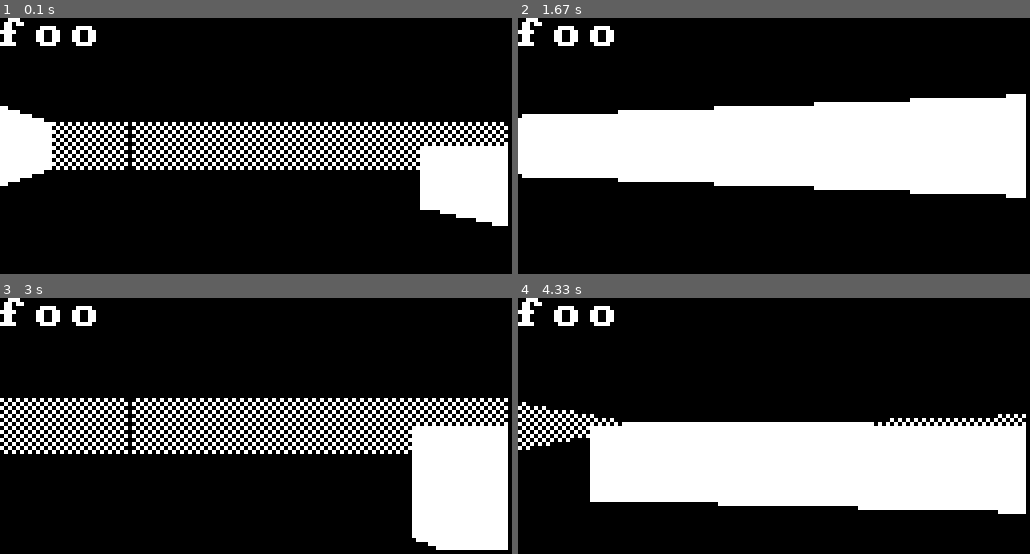
Above: before the commit, frames 1-4 (two rows, left to right).
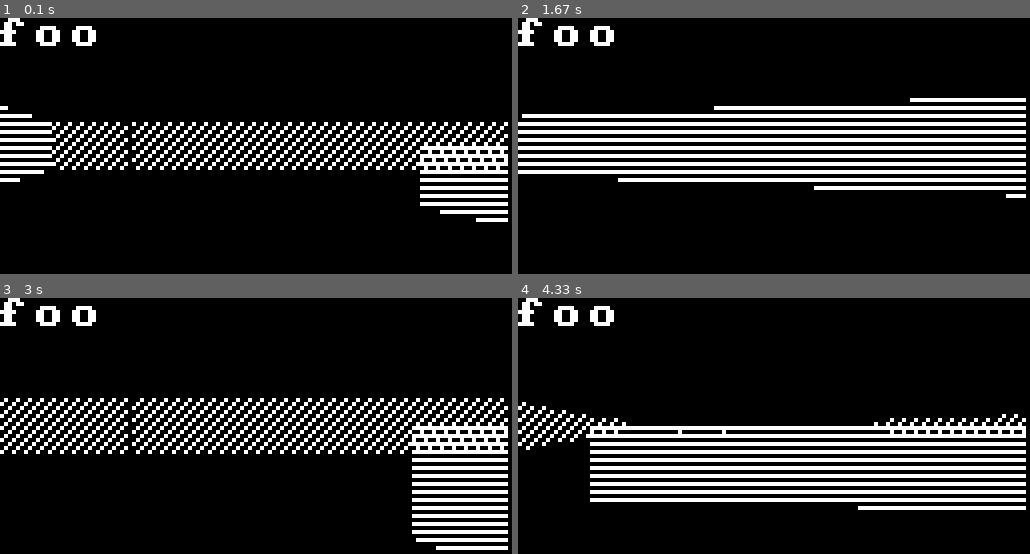
Above: after the commit, the same moments.

Repository: indigoparadox/mood
Game: pygame game, started from mood.py
The game is run twice, just before and just after one commit, with the same random seed, the same clock (stepped at 60 frames per second) and the same inputs. The source is Python 2; it was converted automatically to run under Python 3.
Inputs:
- Up to frame 1 (0.1 s): no input
- Up to frame 2 (1.67 s): hold Right 0.33-0.8 s; hold Up 0.83-1.13 s; hold Right 1.17-1.63 s
- Up to frame 3 (3 s): hold Left 1.67-2.2 s; hold Left 2.23-2.63 s; hold Up from 2.67 s (still down)
- Up to frame 4 (4.33 s): release Up at 3.03 s; hold Right 3.07-3.7 s; hold Left 3.73-4.2 s; hold Right from 4.23 s (still down)

The runs differ from the first frame. In frame 1, 11% of the frame differs, in the area x 0-100%, y 35-82%; in frame 2, 16%, in the area x 0-100%, y 29-69%; in frame 3, 14%; in frame 4, 15%.

Commit message:
Added unintentional animated stripes pattern.

Diff:
--- a/microgfx.py
+++ b/microgfx.py
@@ -179,7 +179,8 @@
 
    PATTERN_FILLED = 0
    PATTERN_DOTS = 1
-   PATTERN_STRIPES = 2
+   PATTERN_STRIPES_HORIZ = 2
+   PATTERN_STRIPES_DIAG_1 = 3
 
    def __init__( self, screen_sz, zoom=1 ):
 
@@ -187,6 +188,7 @@
       self.facing = (float( -1 ), float( 0 ))
       self.plane = (float( 0 ), float( 0.66 ))
       self.zoom = zoom
+      self.diag_stripe_offset = 0
 
       if ENGINE_PYGAME == engine:
          pygame.init()
@@ -228,7 +230,7 @@
    def line( self, color, x, y1, y2, pattern ):
 
       if ENGINE_PYGAME == engine:
-         if Gfx.PATTERN_STRIPES == pattern:
+         if Gfx.PATTERN_STRIPES_HORIZ == pattern:
             for y_dot in range( y1, y2 ):
                if 0 < y_dot % 2:
                   continue
@@ -243,6 +245,14 @@
                pygame.draw.rect( self.screen, color, \
                   [x * self.zoom, y_dot * self.zoom, self.zoom, self.zoom] )
 
+         elif Gfx.PATTERN_STRIPES_DIAG_1 == pattern:
+            for y_dot in range( y1, y2 ):
+               if 0 != ((self.diag_stripe_offset + y_dot) % 3):
+                  continue
+               pygame.draw.rect( self.screen, color, \
+                  [x * self.zoom, y_dot * self.zoom, self.zoom, self.zoom] )
+            self.diag_stripe_offset += 1
+
          else:
             height = (y2 - y1) * self.zoom
             pygame.draw.rect( self.screen, color, \
--- a/mood.py
+++ b/mood.py
@@ -99,7 +99,7 @@
             for wall in walls:
                color = (255, 255, 255)
                gfx.line( color, x, wall.draw[START], wall.draw[END], \
-                  True if GridWall.SIDE_NS == wall.side else False )
+                  3 if GridWall.SIDE_NS == wall.side else 2 )
 
             # Draw the mobs.
             for mob in mobs:
